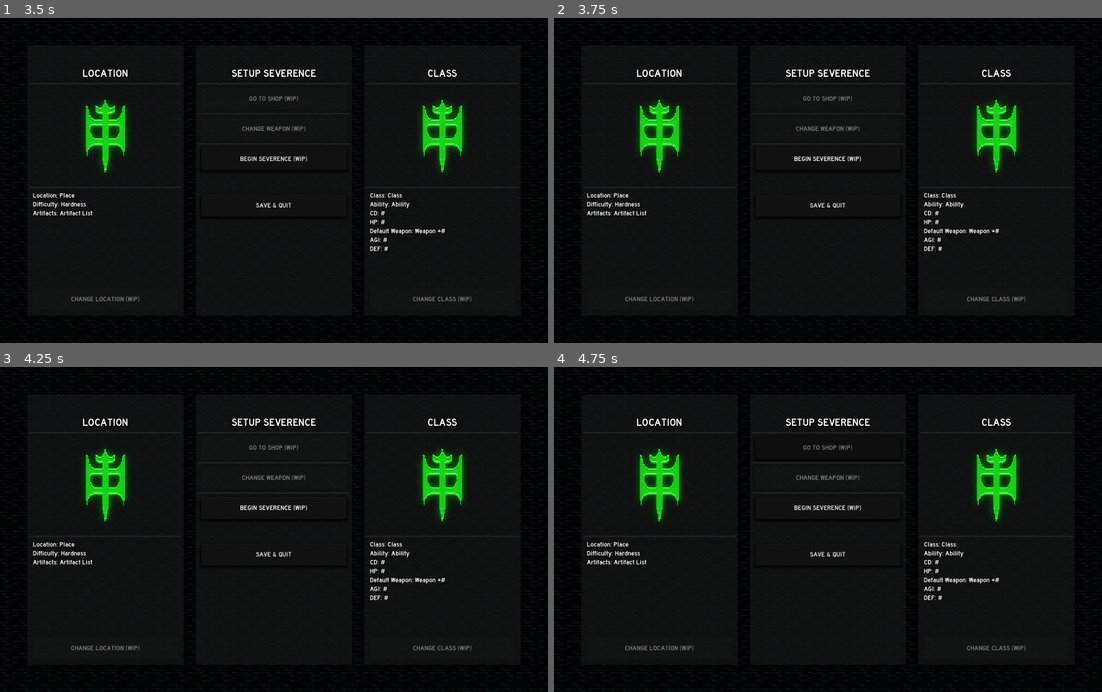
Above: before the commit, frames 1-4 (two rows, left to right).
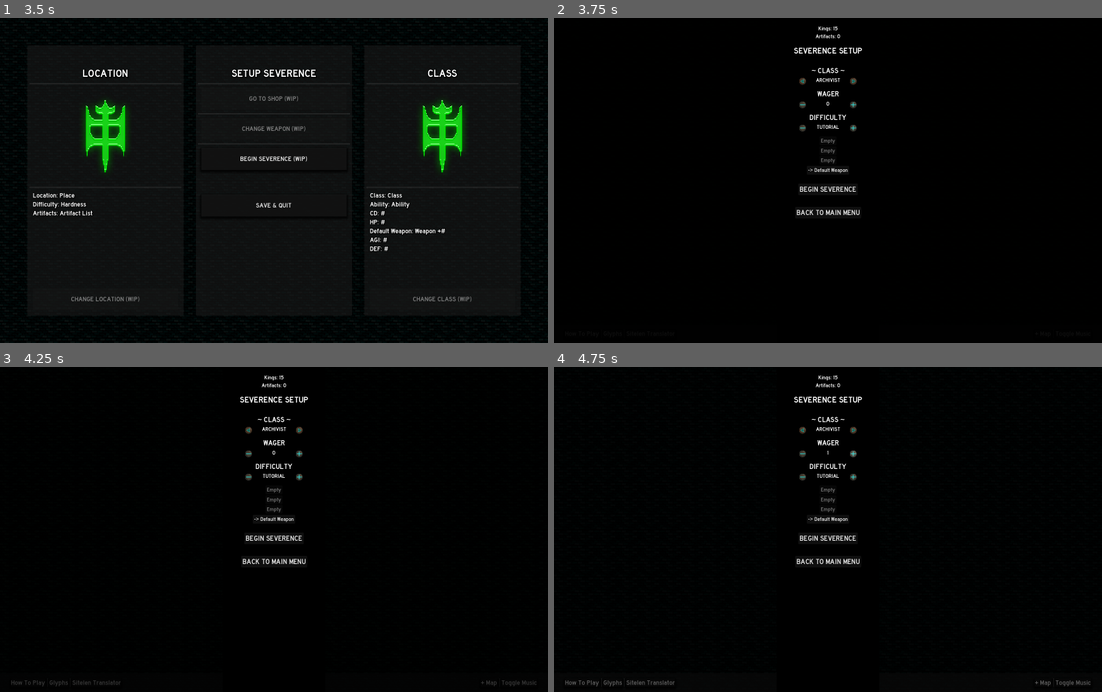
Above: after the commit, the same moments.

Repository: Astrazoey/GLYPH
Game: Godot game, scene res://MenuUI/main_menu.tscn
Two runs of this game, one before a commit and one after it. Both use one fixed random seed, a clock stepped at 60 frames per second and the inputs below.
Inputs (mouse positions are in pixels of both pictures, inside the frame that each line leads up to):
- Up to frame 1 (3.5 s): click "New Save 1" at 0.5 s; click "New Save 2" at 1.25 s; click "New Save 3" at 2 s; click "BEGIN SEVERENCE (WIP)" at 2.75 s
- Up to frame 2 (3.75 s): click "BEGIN SEVERENCE (WIP)" at 3.5 s
- Up to frame 3 (4.25 s): no input
- Up to frame 4 (4.75 s): click (855, 454) at 4.27 s

Frame 1 is identical in both runs. In frame 2, 6.5% of the frame differs, in the area x 5-95%, y 2-88%; in frame 3, 6.6%, in the area x 2-98%, y 2-99%; in frame 4, 6.5%.

Commit message:
converted master variables to store elements

Diff:
--- a/InventoryManager.gd
+++ b/InventoryManager.gd
@@ -70,10 +70,10 @@
 			rowCounter += 1
 
 		var weaponSlot
-		if(StoredElements.master.weapons.size() > i-1) and (StoredElements.master.weapons[i-1] > -1):
-			weaponSlot = MenuMakerHelper.createSimpleButton(RoomTextureHelper.getWeaponTexture(StoredElements.master.weapons[i-1]), RoomTextureHelper.getWeaponTexture(StoredElements.master.weapons[i-1]), Vector2(xOffset, menuPosY), menuContainer)
+		if(StoredElements.weapons.size() > i-1) and (StoredElements.weapons[i-1] > -1):
+			weaponSlot = MenuMakerHelper.createSimpleButton(RoomTextureHelper.getWeaponTexture(StoredElements.weapons[i-1]), RoomTextureHelper.getWeaponTexture(StoredElements.weapons[i-1]), Vector2(xOffset, menuPosY), menuContainer)
 			@warning_ignore("unused_variable")
-			var weaponDamage = MenuMakerHelper.createSimpleLabel("+%d" % StoredElements.master.weaponStrengths[i-1], 20, Vector2(64 + 8 + xOffset, menuPosY+16), menuContainer)
+			var weaponDamage = MenuMakerHelper.createSimpleLabel("+%d" % StoredElements.weaponStrengths[i-1], 20, Vector2(64 + 8 + xOffset, menuPosY+16), menuContainer)
 		else:
 			weaponSlot = MenuMakerHelper.createSimpleButton(emptyTexture, emptyTexture, Vector2(xOffset, menuPosY), menuContainer)
 
@@ -90,7 +90,7 @@
 	menuPosY += movesLabel.size.y * 2
 
 	if(StoredElements.master.difficulty + 1 == StoredElements.master.getMaxDifficulty()) and StoredElements.player.hasArtifact:
-		if (StoredElements.master.highestDifficultyWinCount % 3 == 0):
+		if (StoredElements.highestDifficultyWinCount % 3 == 0):
 			var difficultyText = "New Difficulty Unlocked! - " + StoredElements.master.getDifficultyName(StoredElements.master.getMaxDifficulty())
 			var difficultyLabel = MenuMakerHelper.addHeading(difficultyText, 24, menuPosY, menuContainer)
 			menuPosY += difficultyLabel.size.y * 2
@@ -102,8 +102,8 @@
 	if(StoredElements.player.weapon > -1):
 		get_node("AudioUseAbility").play()
 
-		StoredElements.master.weapons[index] = StoredElements.player.weapon
-		StoredElements.master.weaponStrengths[index] = StoredElements.player.attack
+		StoredElements.weapons[index] = StoredElements.player.weapon
+		StoredElements.weaponStrengths[index] = StoredElements.player.attack
 
 		StoredElements.player.weapon = -1
 		updateMenu()
--- a/Master.gd
+++ b/Master.gd
@@ -9,16 +9,16 @@
 @onready var menuContainer = $"MasterMenu"
 
 # Stats
-var gold = 15
-var artifactCount = 0
+#var gold = 15
+#var artifactCount = 0
 
 # Saving
-var saveSlot = 0
+#var saveSlot = 0
 @export var saveSlotCount: int = 3
 
 # Weapons
-var weapons = []
-var weaponStrengths = []
+#var weapons = []
+#var weaponStrengths = []
 var weaponIndex = -1
 var weaponSlotCount = 3
 
@@ -72,11 +72,11 @@
 	loadGameSlot()
 
 func getRewards(goldAmount, hasArtifact):
-	gold += goldAmount
+	StoredElements.gold += goldAmount
 	if(hasArtifact):
-		artifactCount += 1
+		StoredElements.artifactCount += 1
 		if(difficulty == maxAvaliableDifficulty):
-			highestDifficultyWinCount += 1
+			StoredElements.highestDifficultyWinCount += 1
 
 func addAdjusters(incrementTexture, incrementTextureHovered, decrementTexture, decrementTextureHovered, incrementMethod, decrementMethod, posY):
 	@warning_ignore("integer_division")
@@ -85,16 +85,16 @@
 	MenuMakerHelper.addTextureButton(decrementTexture, decrementTextureHovered, decrementMethod, Vector2(0.5, 0.5), Vector2(-84, posY + (40 / 16)), menuContainer)
 
 func addWeaponButton(index, posY):
-	if(index+1 > weapons.size()):
-		weapons.resize(index+1)
-		weapons[index] = -1
-
-	if(index+1 > weaponStrengths.size()):
-		weaponStrengths.resize(index+1)
-		weaponStrengths[index] = -1
+	if(index+1 > StoredElements.weapons.size()):
+		StoredElements.weapons.resize(index+1)
+		StoredElements.weapons[index] = -1
+
+	if(index+1 > StoredElements.weaponStrengths.size()):
+		StoredElements.weaponStrengths.resize(index+1)
+		StoredElements.weaponStrengths[index] = -1
 
 	var weaponButton = MenuMakerHelper.addTextButton(getWeaponName(index), 16, setWeapon.bind(index), posY, menuContainer)
-	if(weapons[index] < 0):
+	if(StoredElements.weapons[index] < 0):
 		weaponButton.disabled = true
 
 	return weaponButton
@@ -113,15 +113,15 @@
 	MenuMakerHelper.clearMenu(menuContainer)
 
 	# Make sure wager can't be set higher than gold amount
-	wager = min(wager, gold)
+	wager = min(wager, StoredElements.gold)
 
 	get_node("AudioClick").play()
 
 	menuPositionY = 22
 
 	# Stats
-	addHeadingAndAdvanceY("Kings: %d" % gold, 16, 1.25)
-	addHeadingAndAdvanceY("Artifacts: %d" % artifactCount, 16, 2)
+	addHeadingAndAdvanceY("Kings: %d" % StoredElements.gold, 16, 1.25)
+	addHeadingAndAdvanceY("Artifacts: %d" % StoredElements.artifactCount, 16, 2)
 	# Title
 	addHeadingAndAdvanceY("SEVERENCE SETUP", 26, 2)
 	# Class
@@ -144,7 +144,7 @@
 		menuPositionY += weaponButton.size.y * 1.1
 
 	var defaultWeaponText = "Default Weapon"
-	if(weaponIndex == -1):
+	if(StoredElements.weaponIndex == -1):
 		defaultWeaponText = "-> Default Weapon"
 
 	defaultWeaponDisplay = addTextButtonAndAdvanceY(defaultWeaponText, 16, weaponDefault.bind(), 2)
@@ -153,29 +153,29 @@
 
 func updateWeaponButtonDisplays():
 	var i = 0
-	for w in weapons:
+	for w in StoredElements.weapons:
 		if(i < weaponDisplays.size()):
 			updateButtonDisplay(weaponDisplays[i], getWeaponName(i))
 			i += 1
 
-	if(weaponIndex == -1):
+	if(StoredElements.weaponIndex == -1):
 		updateButtonDisplay(defaultWeaponDisplay, "-> Default Weapon")
 	else:
 		updateButtonDisplay(defaultWeaponDisplay, "Default Weapon")
 
 func weaponDefault():
-	weaponIndex = -1
+	StoredElements.weaponIndex = -1
 	updateWeaponButtonDisplays()
 
 func setWeapon(index):
 	defaultWeapon = false
-	weaponIndex = index
-	weapon = weapons[index]
-	weaponStr = weaponStrengths[index]
+	StoredElements.weaponIndex = index
+	StoredElements.weapon = StoredElements.weapons[index]
+	StoredElements.weaponStr = StoredElements.weaponStrengths[index]
 	updateWeaponButtonDisplays()
 
 func backToMainMenu():
-	saveGame(StoredElements.saveSlot)
+	SaveGameHelper.saveGame(StoredElements.saveSlot)
 	SceneFadeHelper.fadeScene(StoredElements.windowManager, null, "res://MenuUI/main_menu.tscn", 1)
 	get_parent().queue_free()
 
@@ -187,8 +187,8 @@
 	isPlaying = true
 	StoredElements.windowManager.openSeverenceWindows()
 
-	gold -= wager
-	gold = max(gold, 0)
+	StoredElements.gold -= wager
+	StoredElements.gold = max(StoredElements.gold, 0)
 
 	var difficultiesEnum = preload("res://DungeonGeneration.gd").Difficulties  # Load the enum from Player.gd
 	StoredElements.dungeonGenerator.difficulty = difficultiesEnum[getDifficultyById(difficulty)]
@@ -196,10 +196,10 @@
 	StoredElements.player.updateCharacterStats(StoredElements.player.Class[getClassById(classId)], wager)
 
 
-	if(weaponIndex > -1):
-		StoredElements.player.updateCharacterWeapon(weapon, weaponStr)
-		weapons[weaponIndex] = -1
-	weaponIndex = -1
+	if(StoredElements.weaponIndex > -1):
+		StoredElements.player.updateCharacterWeapon(StoredElements.weapon, StoredElements.weaponStr)
+		StoredElements.weapons[StoredElements.weaponIndex] = -1
+	StoredElements.weaponIndex = -1
 
 	StoredElements.player.updatePlayerSymbols()
 	updateMenu()
@@ -216,7 +216,7 @@
 	playMenuSound()
 
 func incrementWager(amount):
-	wager = clamp(wager + amount, 0, min(gold, maxWager))
+	wager = clamp(wager + amount, 0, min(StoredElements.gold, maxWager))
 	updateButtonDisplay(wagerDisplay, str(wager))
 
 func incrementClass(amount):
@@ -230,23 +230,23 @@
 
 func getWeaponName(index):
 	var buttonStr = "Empty"
-	if(weapons[index] > -1):
+	if(StoredElements.weapons[index] > -1):
 		buttonStr = ""
-		if(weaponIndex == index):
+		if(StoredElements.weaponIndex == index):
 			buttonStr += "-> "
 
-		if(weapons[index] == Room.WeaponType.SWORD):
+		if(StoredElements.weapons[index] == Room.WeaponType.SWORD):
 			buttonStr += "Sword"
-		elif(weapons[index] == Room.WeaponType.AXE):
+		elif(StoredElements.weapons[index] == Room.WeaponType.AXE):
 			buttonStr += "Axe"
-		elif(weapons[index] == Room.WeaponType.HAMMER):
+		elif(StoredElements.weapons[index] == Room.WeaponType.HAMMER):
 			buttonStr += "Hammer"
-		elif(weapons[index] == Room.WeaponType.PICKAXE):
+		elif(StoredElements.weapons[index] == Room.WeaponType.PICKAXE):
 			buttonStr += "Pickaxe"
-		elif(weapons[index] == Room.WeaponType.SHORTSWORD):
+		elif(StoredElements.weapons[index] == Room.WeaponType.SHORTSWORD):
 			buttonStr += "Shortsword"
 
-		buttonStr += " +" + str(weaponStrengths[index])
+		buttonStr += " +" + str(StoredElements.weaponStrengths[index])
 
 	return buttonStr
 
@@ -288,23 +288,11 @@
 
 func getMaxDifficulty():
 	@warning_ignore("integer_division")
-	maxAvaliableDifficulty = (highestDifficultyWinCount / 3) + 1
+	maxAvaliableDifficulty = (StoredElements.highestDifficultyWinCount / 3) + 1
 	maxAvaliableDifficulty = max(1, maxAvaliableDifficulty)
 	maxAvaliableDifficulty = min(maxDifficulty, maxAvaliableDifficulty)
 	return maxAvaliableDifficulty
 
-func saveGame(slot):
-	var saveData = {
-		"saveSlot" : slot,
-		"gold": gold,
-		"artifactCount": artifactCount,
-		"weapons": weapons,
-		"weaponStrengths": weaponStrengths,
-		"winCount" : highestDifficultyWinCount
-	}
-
-	SaveGameHelper.saveGame(saveData, slot)
-
 func loadGameSlot():
 	var outputVariables = StoredElements.saveData
 
@@ -312,10 +300,10 @@
 		outputVariables = SaveGameHelper.startDefaultSave(-1)
 
 	StoredElements.saveSlot = outputVariables.saveSlot
-	gold = outputVariables.gold
-	artifactCount = outputVariables.artifactCount
-	weapons = outputVariables.weapons
-	weaponStrengths = outputVariables.weaponStrengths
-	highestDifficultyWinCount = outputVariables.winCount
+	StoredElements.gold = outputVariables.gold
+	StoredElements.artifactCount = outputVariables.artifactCount
+	StoredElements.weapons = outputVariables.weapons
+	StoredElements.weaponStrengths = outputVariables.weaponStrengths
+	StoredElements.highestDifficultyWinCount = outputVariables.winCount
 
 	updateMenu()
--- a/MenuUI/BackButton.gd
+++ b/MenuUI/BackButton.gd
@@ -15,4 +15,4 @@
 	sceneRoot.add_child(load("res://MenuUI/main_menu.tscn").instantiate())
 	AudioManager.get_node("Sounds/ButtonClick").play()
 	print("Saving game at slot", StoredElements.saveSlot)
-	SaveGameHelper.saveGame(StoredElements.saveData, StoredElements.saveSlot)
+	SaveGameHelper.saveGame(StoredElements.saveSlot)
--- a/MenuUI/GoToSceneButton.gd
+++ b/MenuUI/GoToSceneButton.gd
@@ -5,7 +5,7 @@
 
 # Options Button
 func _ready():
-	#connect("pressed", openScene.bind())
+	connect("pressed", openScene.bind())
 	pass
 
 func openScene():
--- a/Player.gd
+++ b/Player.gd
@@ -316,7 +316,7 @@
 func returnToMenu():
 	StoredElements.master.isPlaying = false
 	StoredElements.master.updateMenu()
-	StoredElements.master.saveGame(StoredElements.master.saveSlot)
+	StoredElements.saveGame(StoredElements.saveSlot)
 
 	StoredElements.windowManager.closeSeverenceWindows()
 	StoredElements.windowManager.openMasterWindow()
--- a/SaveGameHelper.gd
+++ b/SaveGameHelper.gd
@@ -1,7 +1,10 @@
 extends Node
 
 
-func saveGame(saveData, slot):
+func saveGame(slot):
+
+	var saveData = updateSaveData(slot)
+
 	var file = FileAccess.open("user://save_slot_%d.save" % slot, FileAccess.WRITE)
 	file.store_string(JSON.stringify(saveData))
 	file.close()
@@ -87,3 +90,15 @@
 	var metadata = loadAllSlotMetadata()
 
 	return metadata.get("lastSave", -1)
+
+func updateSaveData(slot):
+	var saveData = {
+		"saveSlot" : slot,
+		"gold": StoredElements.gold,
+		"artifactCount": StoredElements.artifactCount,
+		"weapons": StoredElements.weapons,
+		"weaponStrengths": StoredElements.weaponStrengths,
+		"winCount" : StoredElements.highestDifficultyWinCount
+	}
+
+	return saveData
--- a/StoredElements.gd
+++ b/StoredElements.gd
@@ -1,5 +1,6 @@
 extends Node
 
+# Major Elements
 var player
 var master
 var dungeonGenerator
@@ -9,7 +10,23 @@
 var saveData = {}
 var saveSlot = -1
 
+# Current Menu
 var menu = "BOOT"
+
+# General Stats
+var gold
+var artifactCount
+var weapons = []
+var weaponStrengths = []
+var highestDifficultyWinCount
+
+# Set Up Stats
+var difficulty
+var wager
+var classId
+var weapon
+var weaponStrength
+var weaponIndex = -1
 
 func setPlayer(newPlayer):
 	player = newPlayer
